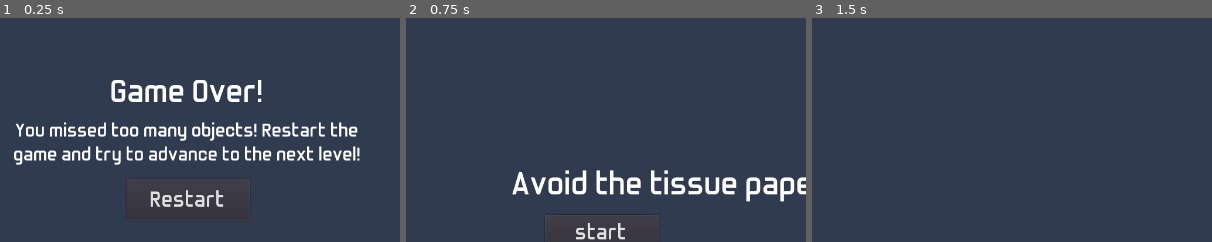
Above: before the commit, frames 1-3 (left to right).
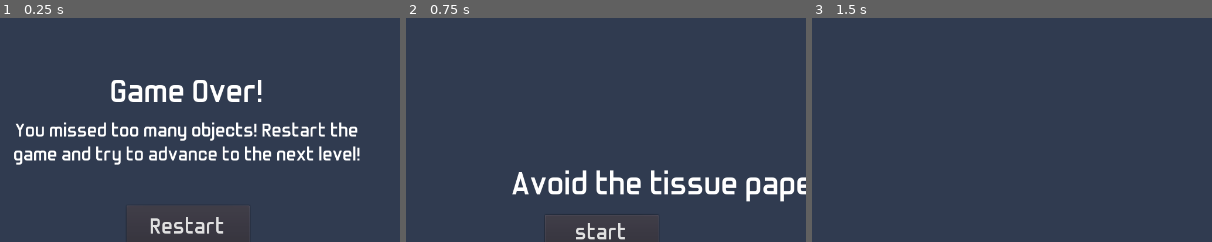
Above: after the commit, the same moments.

Repository: resquenazi/Object_Discrimination_Video_Game
Game: Godot game, scene res://Scenes/Restart.tscn
The game is run twice, just before and just after one commit, with the same random seed, the same clock (stepped at 60 frames per second) and the same inputs. This scene is started directly instead of the project's main scene.
Inputs:
- Up to frame 1 (0.25 s): no input
- Up to frame 2 (0.75 s): click "Restart" at 0.5 s
- Up to frame 3 (1.5 s): click "start" at 1.25 s
The pictures show only the part of the screen within x 27-77%, y 10-60%; the shares and areas given below are measured in that part.

The runs differ from the first frame. In frame 1, 1.2% of the frame differs, in the area x 37-63%, y 71-97%; in frame 2, nothing differs; in frame 3, nothing differs.

Commit message:
added level switch and restart scenes. still a bug with save system though

Diff:
--- /dev/null
+++ b/Scenes/LevelSwitch.tscn
@@ -0,0 +1,106 @@
+[gd_scene load_steps=8 format=2]
+
+[ext_resource path="res://Fonts/TrulyMadlyDpad-a72o.ttf" type="DynamicFontData" id=1]
+[ext_resource path="res://Scripts/LevelSwitch.gd" type="Script" id=2]
+
+[sub_resource type="DynamicFont" id=1]
+size = 85
+font_data = ExtResource( 1 )
+
+[sub_resource type="DynamicFont" id=2]
+size = 45
+font_data = ExtResource( 1 )
+
+[sub_resource type="DynamicFont" id=3]
+size = 45
+font_data = ExtResource( 1 )
+
+[sub_resource type="DynamicFont" id=4]
+size = 40
+font_data = ExtResource( 1 )
+
+[sub_resource type="DynamicFont" id=5]
+size = 45
+font_data = ExtResource( 1 )
+
+[node name="LevelSwitch" type="Control"]
+anchor_right = 1.0
+anchor_bottom = 1.0
+script = ExtResource( 2 )
+__meta__ = {
+"_edit_use_anchors_": false
+}
+
+[node name="ColorRect" type="ColorRect" parent="."]
+anchor_right = 1.0
+anchor_bottom = 1.0
+margin_right = 3.0
+margin_bottom = 1.0
+color = Color( 0.192157, 0.235294, 0.317647, 1 )
+__meta__ = {
+"_edit_use_anchors_": false
+}
+
+[node name="Title" type="Label" parent="."]
+anchor_left = 0.5
+anchor_right = 0.5
+margin_left = -285.0
+margin_top = 223.0
+margin_right = 285.0
+margin_bottom = 313.0
+custom_fonts/font = SubResource( 1 )
+text = "Congratulations!"
+__meta__ = {
+"_edit_use_anchors_": false
+}
+
+[node name="Continue" type="Label" parent="."]
+anchor_left = 0.5
+anchor_top = 0.5
+anchor_right = 0.5
+anchor_bottom = 0.5
+margin_left = -472.0
+margin_top = -24.0
+margin_right = 472.0
+margin_bottom = 24.0
+custom_fonts/font = SubResource( 2 )
+text = "You beat this level! To continue to level     press start"
+__meta__ = {
+"_edit_use_anchors_": false
+}
+
+[node name="LevelNum" type="Label" parent="."]
+margin_left = 926.0
+margin_top = 360.0
+margin_right = 948.0
+margin_bottom = 408.0
+custom_fonts/font = SubResource( 3 )
+text = "2"
+__meta__ = {
+"_edit_use_anchors_": false
+}
+
+[node name="Start" type="Button" parent="."]
+anchor_left = 0.5
+anchor_top = 0.5
+anchor_right = 0.5
+anchor_bottom = 0.5
+margin_left = -94.0
+margin_top = 52.0
+margin_right = 95.0
+margin_bottom = 113.0
+custom_fonts/font = SubResource( 4 )
+text = "Start"
+__meta__ = {
+"_edit_use_anchors_": false
+}
+
+[node name="Quit" type="Button" parent="."]
+anchor_left = 1.0
+anchor_right = 1.0
+margin_left = -178.0
+margin_top = 21.0
+margin_right = -28.0
+margin_bottom = 93.0
+custom_fonts/font = SubResource( 5 )
+text = "Quit"
--- /dev/null
+++ b/Scenes/PlayerData.tscn
@@ -0,0 +1,6 @@
+[gd_scene load_steps=2 format=2]
+
+[ext_resource path="res://Scripts/PlayerData.gd" type="Script" id=1]
+
+[node name="PlayerData" type="Node"]
+script = ExtResource( 1 )
--- a/Scenes/Restart.tscn
+++ b/Scenes/Restart.tscn
@@ -38,11 +38,14 @@
 anchor_right = 0.5
 anchor_bottom = 0.5
 margin_left = -105.0
-margin_top = -36.0
+margin_top = 10.0
 margin_right = 105.0
-margin_bottom = 36.0
+margin_bottom = 82.0
 custom_fonts/font = SubResource( 1 )
 text = "Restart"
+__meta__ = {
+"_edit_use_anchors_": false
+}
 
 [node name="GameOver" type="Label" parent="."]
 anchor_left = 0.5
@@ -68,6 +71,9 @@
 text = "You missed too many objects! Restart the game and try to advance to the next level!"
 align = 1
 autowrap = true
+__meta__ = {
+"_edit_use_anchors_": false
+}
 
 [node name="Quit" type="Button" parent="."]
 anchor_left = 1.0
--- a/Scripts/Game.gd
+++ b/Scripts/Game.gd
@@ -6,21 +6,15 @@
 
 ## initialize game variables
 var quit = false #quit game
-var targetObjectsPoints = 0 #keep score of how many target objects were sliced
-var distractorObjectsPoints = 0 #keep score of how many distractor objects were sliced
-var missedObjectsPoints = 0 #keep track of missed objects
+var targetObjectsPoints = PlayerData.targetObjectsPoints #keep score of how many target objects were sliced
+var distractorObjectsPoints = PlayerData.distractorObjectsPoints #keep score of distractor objects sliced
+var missedObjectsPoints = PlayerData.missedObjectsPoints #keep track of missed objects
+var level = PlayerData.level
 var start = false  #start game
 var end = false #end game
 var cDif = 10 #points stuff
-var randN = Global.sample #get random number generated from global script
 var playername = UserInput.playername #get player name for saving
-var dateTimeDict = OS.get_datetime()
-var year = dateTimeDict.year
-var month = dateTimeDict.month
-var day = dateTimeDict.day
-var hour = dateTimeDict.hour - 12
-var minute = dateTimeDict.minute
-var level = 1
+
 
 # initialize variables for difficulty within level
 var target_object_timer_length = 2 #seconds
@@ -45,6 +39,7 @@
 
 func _ready():
 	## hide things once user presses start
+	print("Level is " + str(level))
 	StartButton.connect("pressed", self, "_on_start_button_pressed")
 	QuitButton.connect("pressed", self, "_on_quit_button_pressed")
 	TargetObjectsScoreLabel.hide()
@@ -52,14 +47,11 @@
 	DistractorObjectsScoreLabel.hide()
 
 func _process(delta):
-	if targetObjectsPoints >= 20:
-		level += 1
-		targetObjectsPoints = 0
-		distractorObjectsPoints = 0
-		missedObjectsPoints = 0
+	if targetObjectsPoints >= 5:
+		_level_switch()
 		if level >= 7:
 			end = true
-			_save()
+			PlayerData._save()
 			get_tree().change_scene("res://Scenes/Restart.tscn")
 
 
@@ -77,11 +69,15 @@
 	if start and !end:
 		if missedObjectsPoints >= 10:
 			end = true
-			_save()
-			get_tree().change_scene("res://Scenes/Restart.tscn")
+			PlayerData._save()
+			_restart_level()
 		if targetObjectsPoints > cDif:
 			cDif += 10
 			$TargetObjectsTimer.set_wait_time($TargetObjectsTimer.get_wait_time() - 0.1)
+		if distractorObjectsPoints >= 10:
+			end = true
+			PlayerData._save()
+			_reset()
 
 	# beginning directions
 	elif !start and !end:
@@ -92,7 +88,7 @@
 	# end text
 	else:
 		DirectionsLabel.hide()
-		_save()
+		PlayerData._save()
 
 ## instance scenes
 func _on_start_button_pressed():
@@ -151,23 +147,24 @@
 	else:
 		$DistractorObjectsTimer.stop()
 
-func _save():
-	# Create an empty string to hold the information
-	var data = ""
-	data += "Target_Objects_Points: " + str(targetObjectsPoints)
-	data += "\n"
-	data += "Distractor_Objects_Points: " + str(distractorObjectsPoints)
-	data += "\n"
-	data += "Missed_Objects: " + str(missedObjectsPoints)
-	var new_file = File.new()
-	new_file.open("res://Data/" + str(playername) + "_" + str(month) + "_" + str(day) +
-			"_" + str(year) + "_" +  str(hour) + ":" + str(minute) + ".txt", File.WRITE)
-	#Store the data and close the file
-	new_file.store_line(data)
-	new_file.close()
+func _level_switch():
+	PlayerData._save()
+	PlayerData.level += 1
+	_reset()
+	get_tree().change_scene("res://Scenes/LevelSwitch.tscn")
+
+func _restart_level():
+	PlayerData._save()
+	_reset()
+	get_tree().change_scene("res://Scenes/Restart.tscn")
+
+func _reset():
+	PlayerData._reset_points()
+	Global._reset_objects()
+	Global._ready()
 
 func _on_quit_button_pressed():
-	_save()
+	PlayerData._save()
 	get_tree().quit()
 
 func _on_target_object_sliced():
--- a/Scripts/Global.gd
+++ b/Scripts/Global.gd
@@ -31,3 +31,9 @@
 	print("Target objects are " + str(target_objects))
 	distractor_object = sample[3]
 	print("Distractor object is " + str(distractor_object))
+
+func _reset_objects():
+	list = range(0,10)
+	sample =[]
+	distractor_object = []
+	target_objects = []
--- /dev/null
+++ b/Scripts/LevelSwitch.gd
@@ -0,0 +1,21 @@
+extends Control
+
+onready var LevelNum = get_node("LevelNum")
+
+func _ready():
+	$Start.connect("pressed", self, "Start")
+	$Quit.connect("pressed", self, "Quit")
+	if PlayerData.level == 2:
+		LevelNum.set_text("2")
+	if PlayerData.level == 3:
+		LevelNum.set_text("3")
+	if PlayerData.level == 4:
+		LevelNum.set_text("4")
+	if PlayerData.level == 5:
+		LevelNum.set_text("5")
+
+func Start():
+	get_tree().change_scene("res://Scenes/Game.tscn")
+
+func Quit():
+	get_tree().quit()
--- /dev/null
+++ b/Scripts/PlayerData.gd
@@ -0,0 +1,62 @@
+extends Node
+
+signal targetObjectsPointsUpdated
+signal distractorObjectsPointsUpdated
+signal missedObjectsPointsUpdated
+signal levelUpdated
+
+var targetObjectsPoints = 0 setget set_targetObjectsPoints #keep score of how many target objects were sliced
+var distractorObjectsPoints = 0 setget set_distractorObjectsPoints #keep score of how many distractor objects were sliced
+var missedObjectsPoints = 0 setget set_missedObjectsPoints #keep track of missed objects
+var level = 1 setget set_level
+var dateTimeDict = OS.get_datetime()
+var year = dateTimeDict.year
+var month = dateTimeDict.month
+var day = dateTimeDict.day
+var hour = dateTimeDict.hour - 12
+var minute = dateTimeDict.minute
+
+var FILE_NAME = "res://Data/" + str(UserInput.playername) + "_" + str(month) + "_" + str(day) + "_" + str(year) + "_" + 	str(hour) + "_" + str(minute) + ".txt"
+
+var player_data = {
+	"name": UserInput.playername,
+	"Target_Objects_Points": targetObjectsPoints,
+	"Distractor_Objects_Points": distractorObjectsPoints,
+	"Missed_Objects_Points": missedObjectsPoints,
+	"Level": level
+}
+
+func set_targetObjectsPoints(value: int) -> void:
+	targetObjectsPoints = value
+	emit_signal("targetObjectsPointsUpdated")
+
+func set_distractorObjectsPoints(value: int) -> void:
+	distractorObjectsPoints = value
+	emit_signal("distractorObjectsPointsUpdated")
+
+func set_missedObjectsPoints(value: int) -> void:
+	missedObjectsPoints = value
+	emit_signal("missedObjectsPointsUpdated")
+
+func set_level(value: int) -> void:
+	level = value
+	emit_signal("levelUpdated")
+
+func _reset_points():
+	targetObjectsPoints = 0
+	distractorObjectsPoints = 0
+	missedObjectsPoints = 0
+
+func _save():
+	var data = ""
+	data += "Target_Objects_Points: " + str(targetObjectsPoints)
+	data += "\n"
+	data += "Distractor_Objects_Points: " + str(distractorObjectsPoints)
+	data += "\n"
+	data += "Missed_Objects: " + str(missedObjectsPoints)
+	var new_file = File.new()
+	new_file.open(FILE_NAME, File.WRITE)
+	#Store the data and close the file
+	new_file.store_line(data)
+	new_file.close()
+	print("file saved!")
--- a/Scripts/Restart.gd
+++ b/Scripts/Restart.gd
@@ -1,8 +1,16 @@
 extends Control
+
+onready var RestartDirections = get_node("RestartDirections")
 
 func _ready():
 	$RestartButton.connect("pressed", self, "RestartGame")
 	$Quit.connect("pressed", self, "Quit")
+
+func _physics_process(delta):
+	if PlayerData.missedObjectsPoints >= 10:
+		RestartDirections.set_text("You missed too many objects! Restart the game and try to advance to the next level!")
+	if PlayerData.distractorObjectsPoints >=10:
+		RestartDirections.set_text("You slashed too many incorrect objects! Restart the game and try to advance to the next level!")
 
 func RestartGame():
 	get_tree().change_scene("res://Scenes/Game.tscn")
--- a/project.godot
+++ b/project.godot
@@ -23,6 +23,7 @@
 
 Global="*res://Scripts/Global.gd"
 UserInput="*res://Scripts/UserInput.gd"
+PlayerData="*res://Scenes/PlayerData.tscn"
 
 [display]
 
Not shown, added: Data/Null_2_23_2021_4_32.txt
